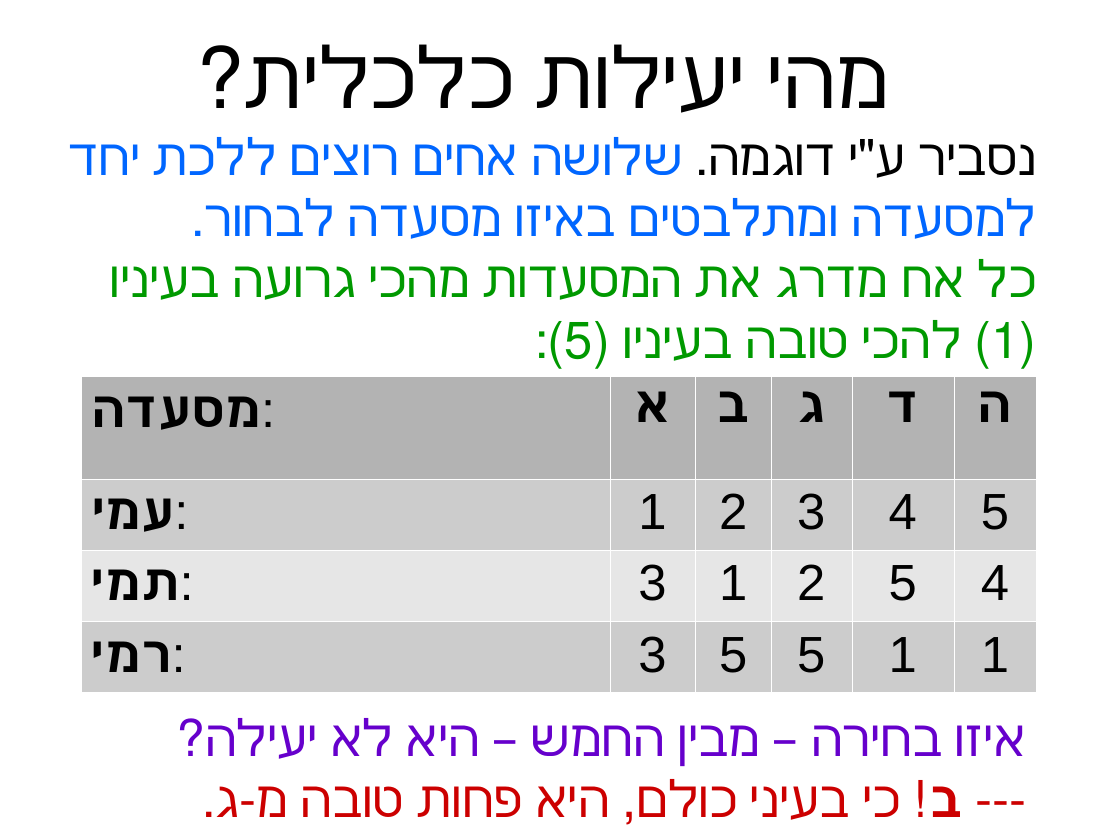
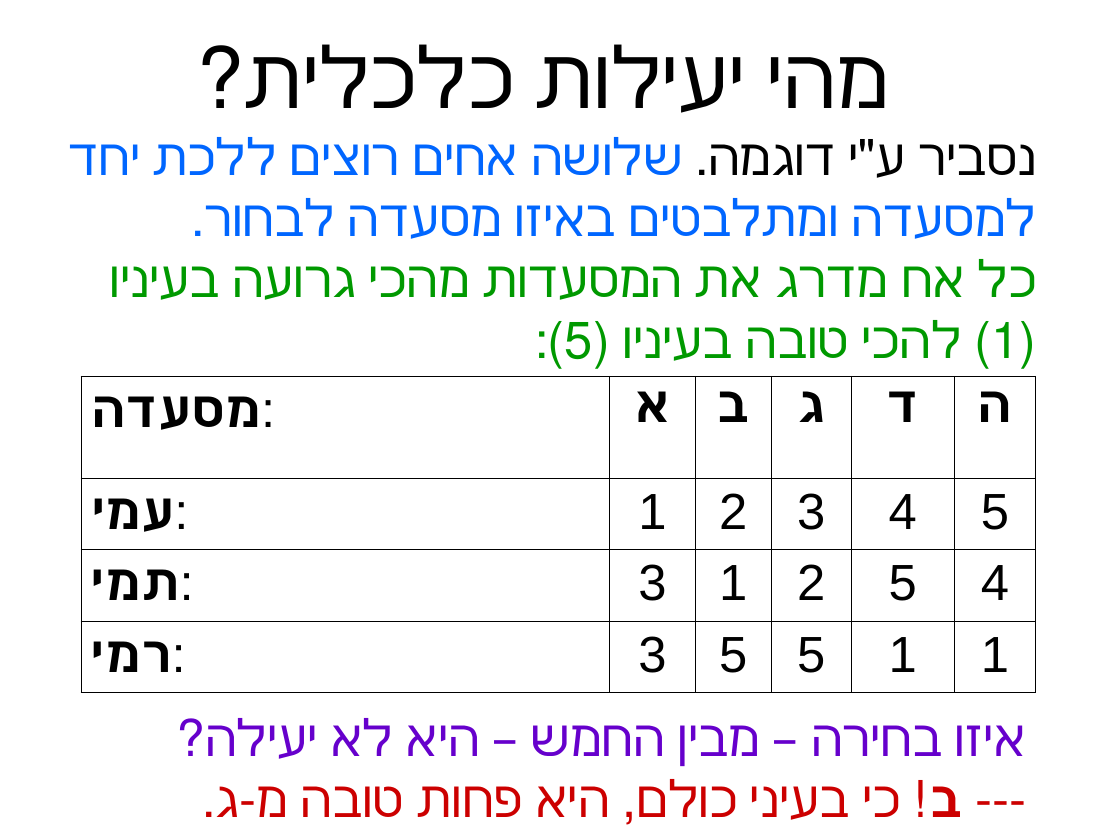
Before and after one commit to erelsgl-at-ariel/algorithms-5780, a slide deck: slide 2 of 02-pareto-efficiency/slides.odp. Drawn at 1120x840 pixels with LibreOffice and Linux fonts; fonts in the diff are those of the drawing. Boxes give left, top, right and bottom in pixels: in the first picture for what was removed or moved away, otherwise in the second. Text is boxed around its words. In the diff, an @@ line names an element or a change of style, - is before the commit and + after.

```diff
--- a/02-pareto-efficiency/slides.odp
+++ b/02-pareto-efficiency/slides.odp
@@ table at box(81, 376, 1036, 688) @@
@@ fill #B3B3B3 to none in row 1 @@
@@ fill #CCCCCC to none in 12 cells @@
@@ fill #E6E6E6 to none in row 3 @@
@@ borders changed @@
```
Also in this commit, not shown: 7 other slides changed, 2 slides added, 1 slide removed, 40 other files.
